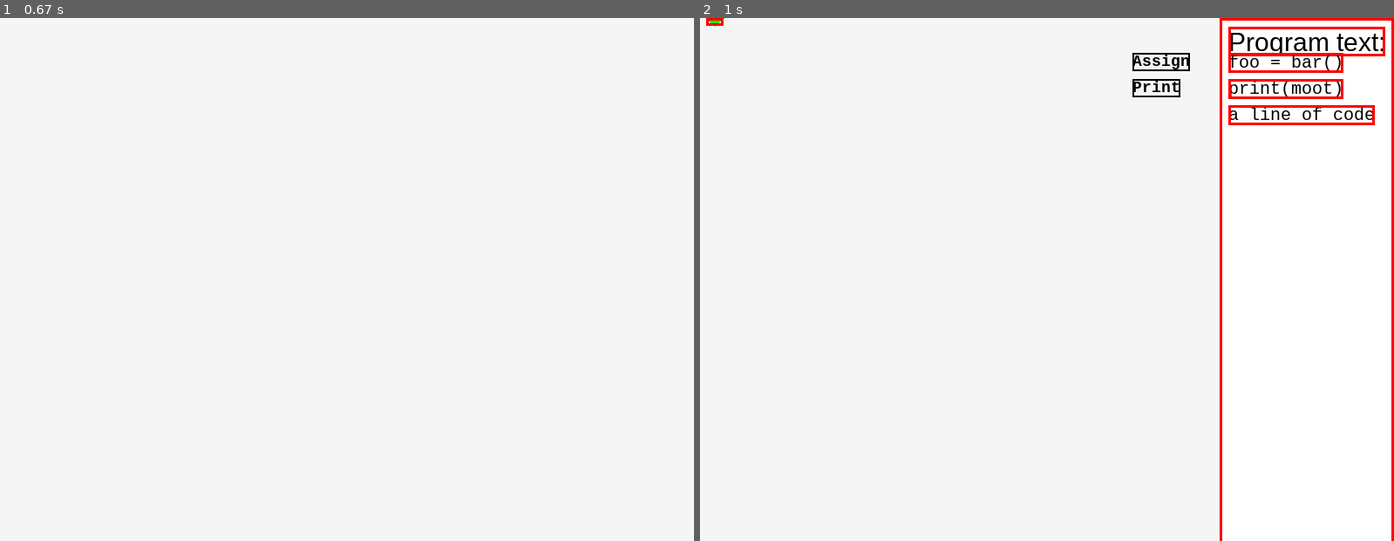
Above: before the commit, frames 1-2 (left to right).
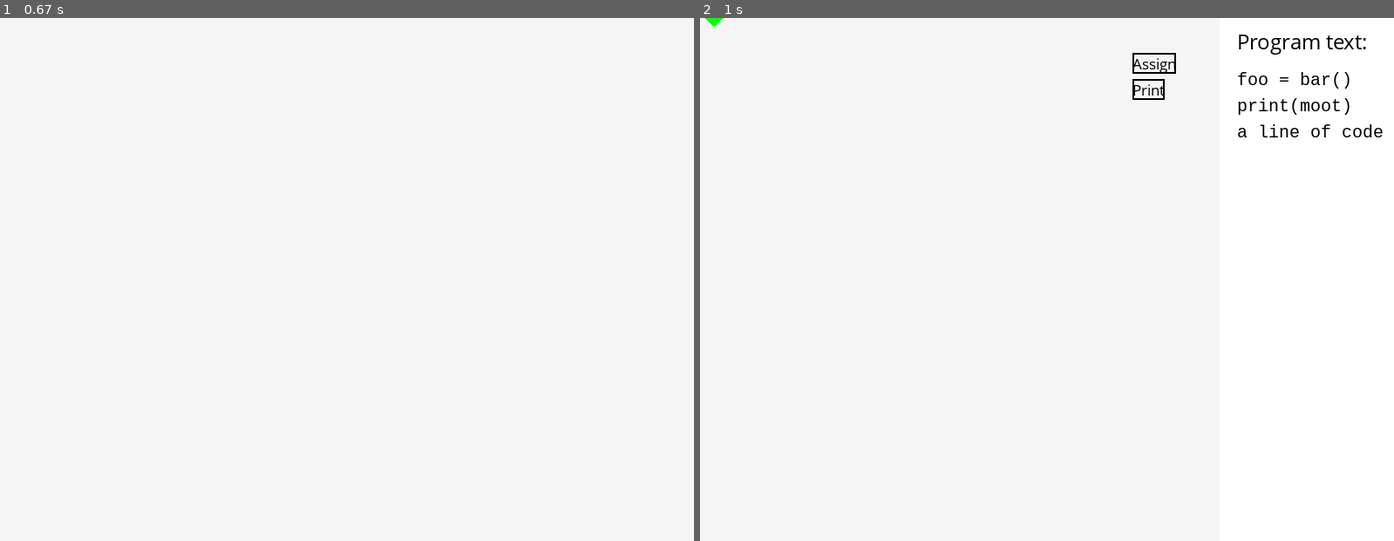
Above: after the commit, the same moments.

Repository: taivop/Monty
Game: pygame game, started from src/main.py
Two runs of this game, one before a commit and one after it. Both use one fixed random seed, a clock stepped at 60 frames per second and the inputs below.
Inputs (mouse positions are in pixels of both pictures, inside the frame that each line leads up to):
- Up to frame 1 (0.67 s): click (569, 263) at 0.38 s
- Up to frame 2 (1 s): click (1116, 316) at 0.78 s

Frame 1 is identical in both runs. In frame 2, 3.1% of the frame differs, in the area x 0-100%, y 0-100%.

Commit message:
Change some fonts to Open Sans.

Diff:
--- a/src/gui/CodeBox.py
+++ b/src/gui/CodeBox.py
@@ -11,8 +11,8 @@
     width = 200                 # width of codebox
     height = 800                # height of codebox
 
-    top_padding = 40            # top-padding of first line of text
-    left_padding = 10           # left-padding of every line of text
+    top_padding = 60            # top-padding of first line of text
+    left_padding = 20           # left-padding of every line of text
     line_height = 30            # height of each line of text
 
     rect = pygame.Rect(x, y, width, height)
@@ -25,7 +25,7 @@
     def __init__(self):
         pygame.sprite.Sprite.__init__(self)
         self.font = pygame.font.SysFont("Courier New", 20)
-        self.title_font = pygame.font.SysFont("Arial Bold", 30)
+        self.title_font = pygame.font.Font("OpenSans-Regular.ttf", 26)
 
 
     def Render(self,screen):
--- a/src/gui/Settings.py
+++ b/src/gui/Settings.py
@@ -2,4 +2,4 @@
 
 
 class Settings():
-    debugging = True
+    debugging = False
--- a/src/gui/blocks.py
+++ b/src/gui/blocks.py
@@ -74,7 +74,7 @@
         self.textbox.Render(screen, self.pos[0]+2,self.pos[1]+12,84,20)
 
         #Operator
-        font = pygame.font.Font(None, 30)
+        font = self.title_font = pygame.font.Font("OpenSans-Regular.ttf", 25)
         text = font.render("=",1,(0,0,0))
         screen.blit(text, (self.pos[0]+89,self.pos[1]+10))
 
@@ -117,7 +117,7 @@
     def Render(self, screen):
         super().Render(screen)
         #Operator
-        font = pygame.font.SysFont("Courier", 18, bold=True)
+        font = self.title_font = pygame.font.Font("OpenSans-Regular.ttf", 18, bold=True)
         text = font.render("Print",1,(0,0,0))
         screen.blit(text, (self.pos[0]+2,self.pos[1]+12))
         self.textbox.Render(screen, self.pos[0]+60,self.pos[1]+10,135,20)
--- a/src/gui/buttons.py
+++ b/src/gui/buttons.py
@@ -5,7 +5,7 @@
 
     def __init__(self, string, x, y): # initialze the properties of the object
         pygame.sprite.Sprite.__init__(self)
-        self.font = pygame.font.SysFont("Courier", 18,bold=True)
+        self.font = pygame.font.Font("OpenSans-Regular.ttf", 18)
         self.color = (0,0,0)
         self.borderColor = (0,0,0)
         self.text = self.font.render(string, 1, self.color)
--- a/src/gui/klotsid.py
+++ b/src/gui/klotsid.py
@@ -92,7 +92,7 @@
     other_group = pygame.sprite.Group()     # group for keeping any other renderable objects
     button_group = pygame.sprite.Group()
 
-    triangle=StartTriangle((0,255,0),[11,0], 20,9) # create a new one
+    triangle=StartTriangle((0,255,0),[10,0], 20,9) # create a new one
     other_group.add(triangle) # add to list of things to draw
 
     codebox = CodeBox()
Binary file added: src/gui/OpenSans-Regular.ttf
